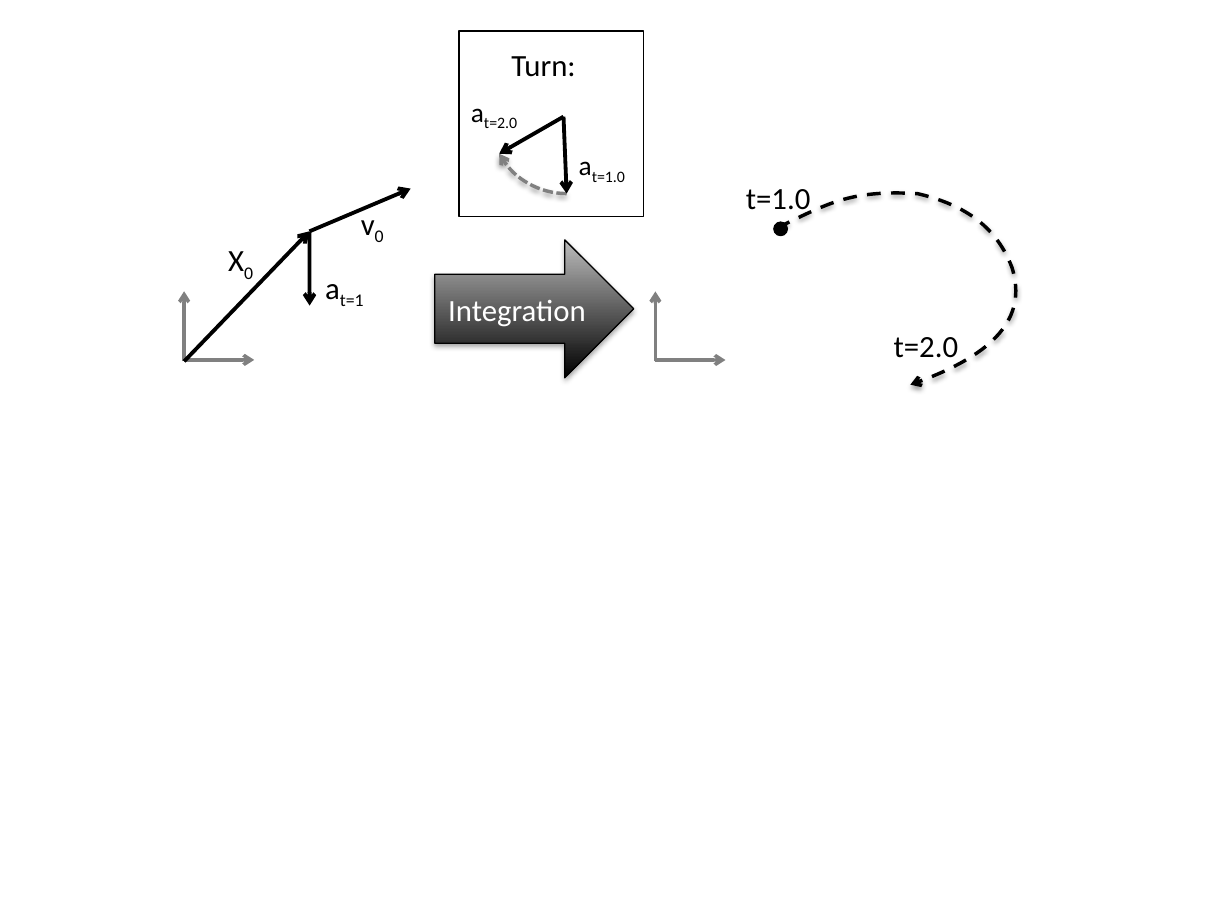
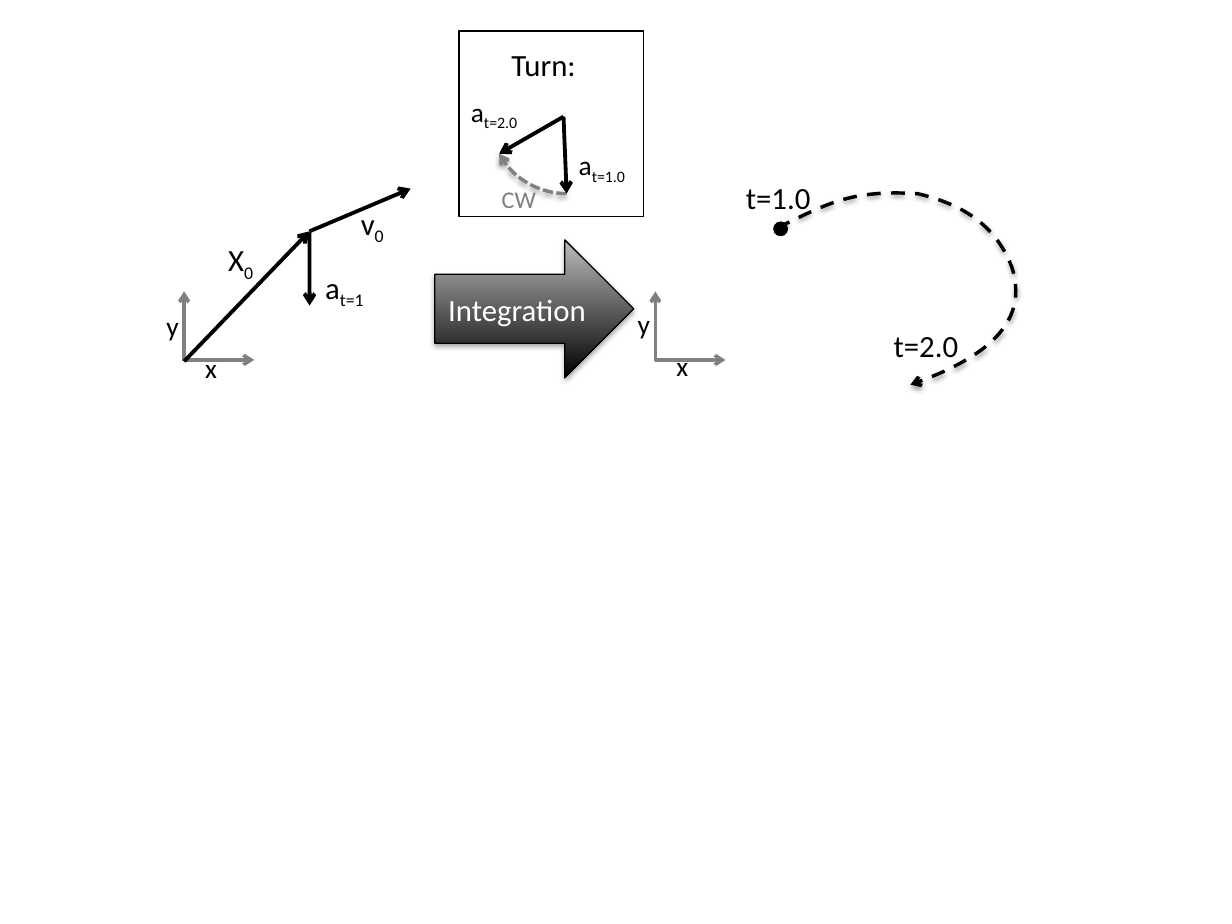
Before and after one commit to pcottle/MastersThesis, a slide deck: slide 11 of figures/figures.pptx. Drawn at 1232x924 pixels with LibreOffice and Linux fonts; fonts in the diff are those of the drawing. Boxes give left, top, right and bottom in pixels: in the first picture for what was removed or moved away, otherwise in the second. Text is boxed around its words. In the diff, an @@ line names an element or a change of style, - is before the commit and + after.

```diff
--- a/figures/figures.pptx
+++ b/figures/figures.pptx
@@ text added at box(502, 187, 536, 208), 14 pt, text #7F7F7F @@
+CW
@@ text added at box(166, 323, 178, 341), 16 pt, text #000000 @@
+y
@@ text added at box(638, 321, 650, 339), 16 pt, text #000000 @@
+y
@@ text added at box(205, 358, 217, 378), 16 pt, text #000000 @@
+x
@@ text added at box(676, 358, 688, 376), 16 pt, text #000000 @@
+x
```
Also in this commit, not shown: 7 other slides changed, 9 other files.
